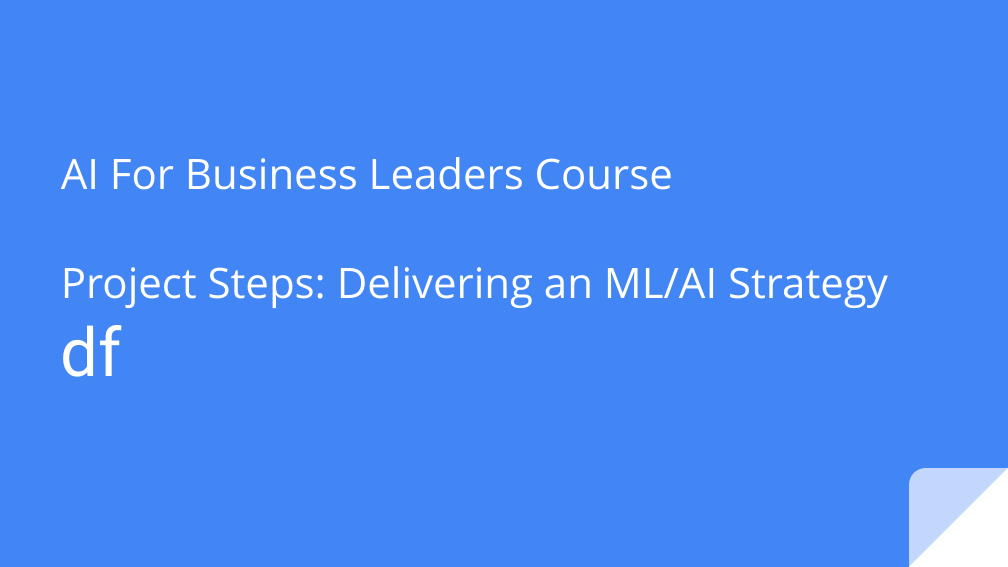
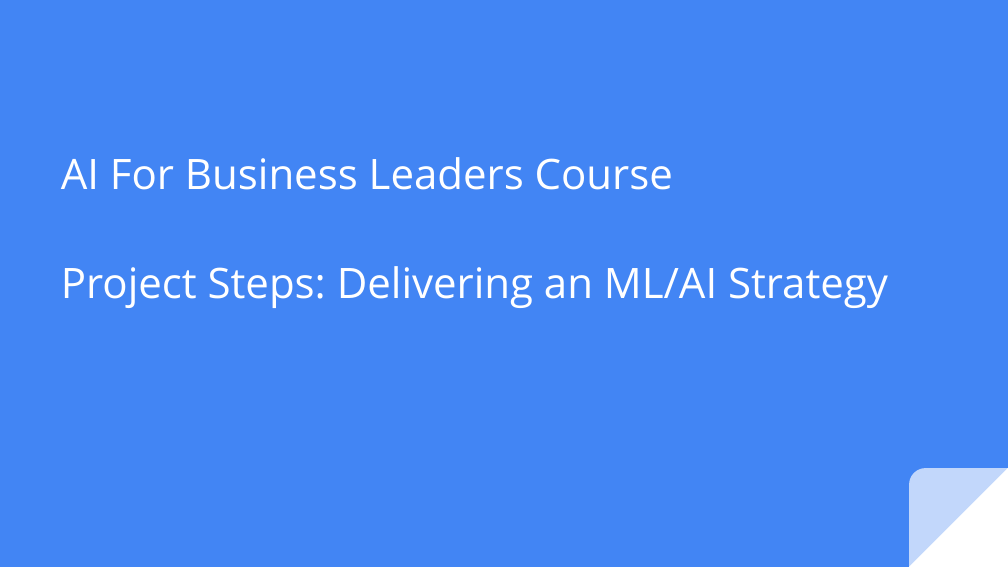
Before and after one commit to mohandesosama/Delivering-an-ML-AI-Strategy, a slide deck: slide 1 of 02_project-steps-aibl.pptx. Drawn at 1008x567 pixels with LibreOffice and Linux fonts; fonts in the diff are those of the drawing. Boxes give left, top, right and bottom in pixels: in the first picture for what was removed or moved away, otherwise in the second. Text is boxed around its words. In the diff, an @@ line names an element or a change of style, - is before the commit and + after.

Commit message:
updated little bit of slides

```diff
--- a/02_project-steps-aibl.pptx
+++ b/02_project-steps-aibl.pptx
@@ title at bbox=[61, 325, 122, 377]: paragraph removed @@
-df
```
